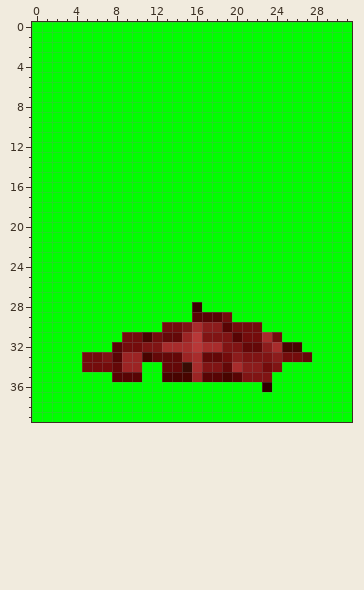
Edited in one commit: pixel-art sprite (Resources/Evidence/Cattle_Mutilation/Items/FloorCattleBlood3.png). The picture above is the old version.
The file is 32x40 pixels. Colours within 5 levels of each other are drawn and written as one.
New version:
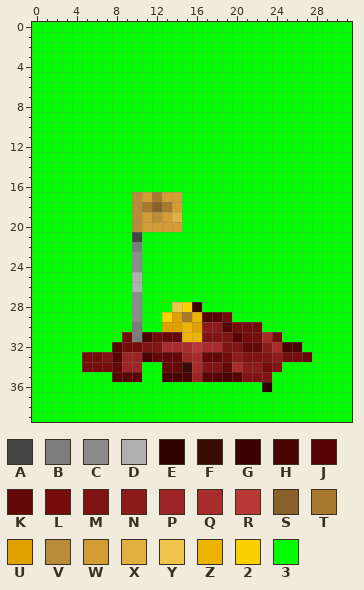
Palette (. is transparent): A #444444  B #7c7c7c  C #8c8c8c  D #b0b0b0  E #300000  F #380c04  G #3c0000  H #480400  J #580404  K #640808  L #740c0c  M #801414  N #8c1c1c  P #9c2424  Q #a82c2c  R #b83838  S #88602c  T #a8782c  U #e0a000  V #b88c38  W #d49c34  X #e0b040  Y #f0c448  Z #ecb400  2 #fcd000  3 #00ff00
From old to new:
y 17: x 10..14 33333 -> VWTWW
y 18: x 10..14 33333 -> VTSTW
y 19: x 10..14 33333 -> VWVWX
y 20: x 10..14 33333 -> VWWWW
y 21: x 10 3 -> A
y 22: x 10 3 -> B
y 23..24: x 10 3 -> C
y 25..26: x 10 3 -> D
y 27: x 10 3 -> C
y 28: x 10 3 -> C; x 14..15 33 -> Y2
y 29: x 10 3 -> C; x 13..16 333J -> 2UTZ
y 30: x 10 3 -> B; x 13..16 LLMQ -> UUZU
y 31: x 10 L -> B; x 15..16 PR -> ZZ
Changed places in both pictures, as pixel boxes (x1, y1, x2, y2):
changed: (132, 192, 202, 342)
